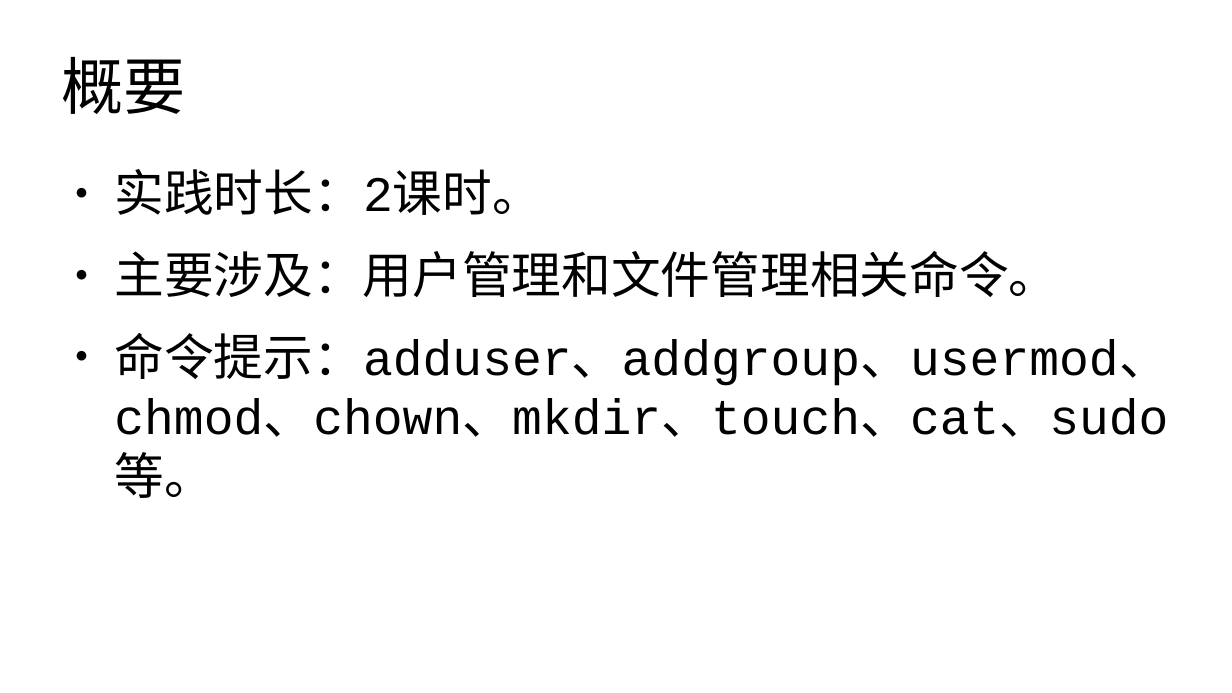
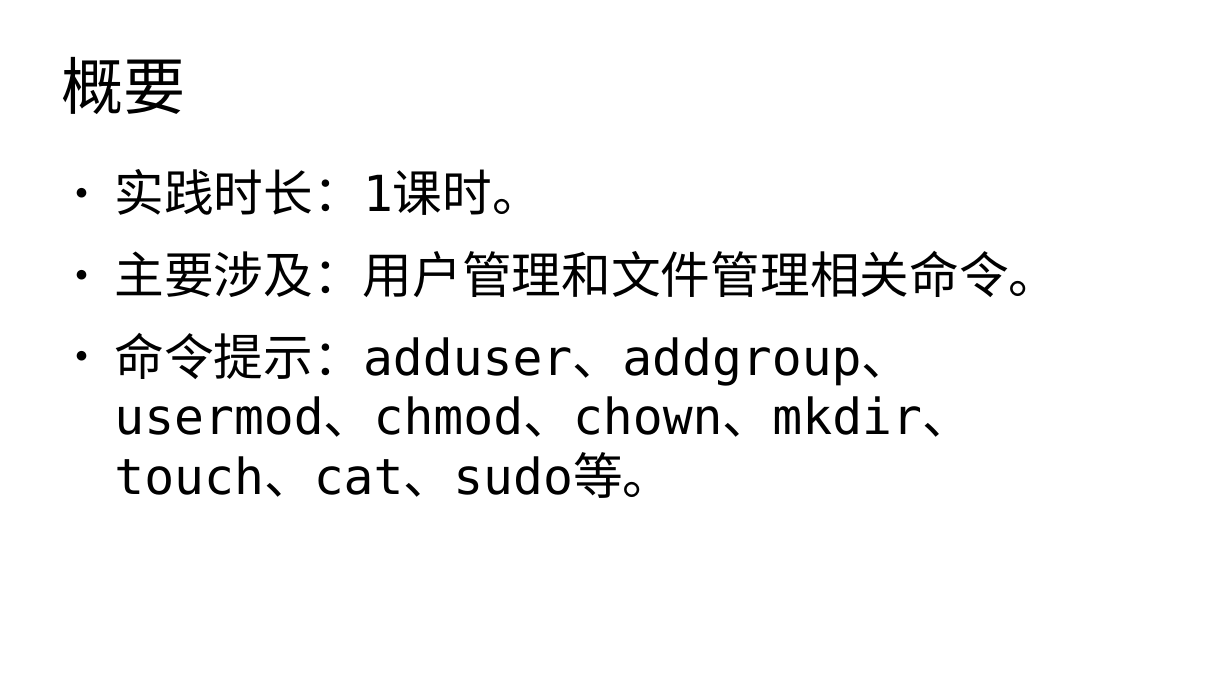
Before and after one commit to master-genius/linux-system, a slide deck: slide 2 of task/task01.odp. Drawn at 1232x693 pixels with LibreOffice and Linux fonts; fonts in the diff are those of the drawing. Boxes give left, top, right and bottom in pixels: in the first picture for what was removed or moved away, otherwise in the second. Text is boxed around its words. In the diff, an @@ line names an element or a change of style, - is before the commit and + after.

```diff
--- a/task/task01.odp
+++ b/task/task01.odp
@@ text at [114,169,542,215]: text changed; font Courier New to DejaVu Sans Mono @@
-● 实践时长：2课时。
+● 实践时长：1课时。
@@ text at [114,251,1058,498]: font Courier New to DejaVu Sans Mono @@
```
Also in this commit, not shown: 10 other slides changed, 5 other files.
